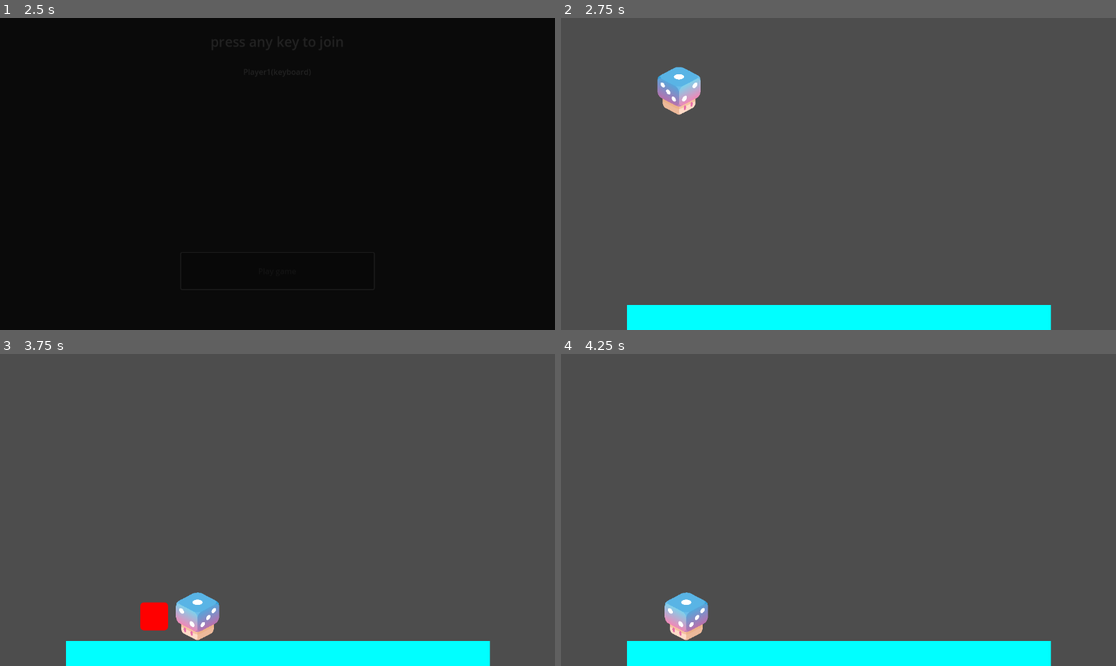
Above: before the commit, frames 1-4 (two rows, left to right).
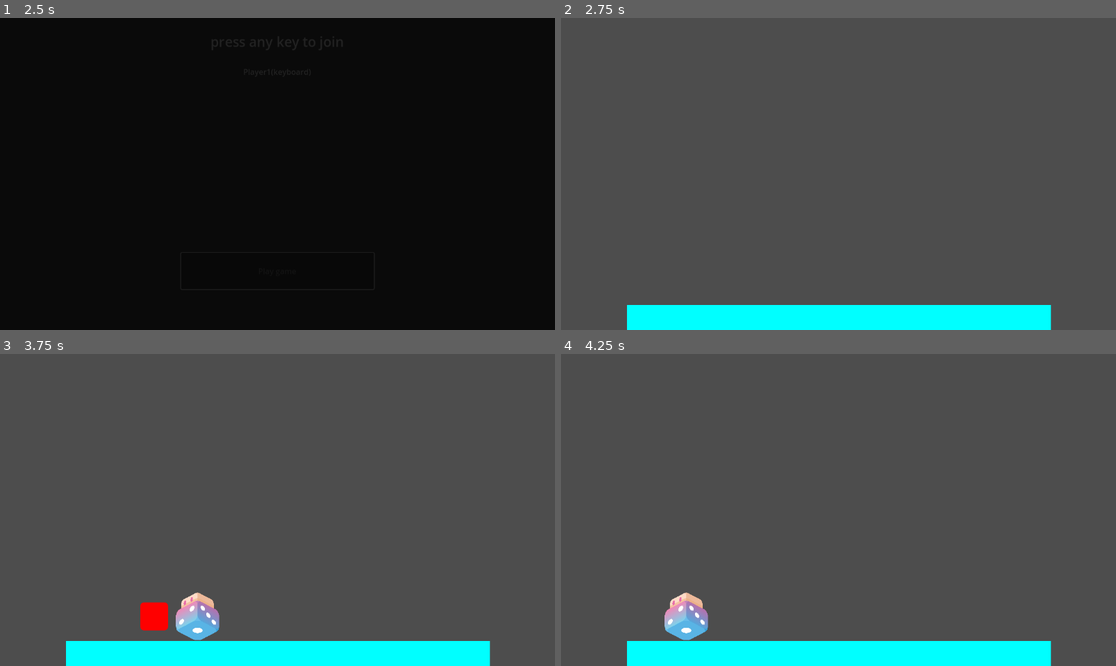
Above: after the commit, the same moments.

Repository: PlaySorbonne/projet-pixel
Game: Godot game, scene res://scenes/Menus/MenuPersistent.tscn
The game is run twice, just before and just after one commit, with the same random seed, the same clock (stepped at 60 frames per second) and the same inputs. The engine's default icon, where the game draws it, is replaced by a stand-in: a white triangle on a blue panel in a dark square.
Inputs:
- Up to frame 1 (2.5 s): click "Start" at 0.5 s; tap Enter (attack) at 1.25 s; hold D (right) 1.28-2 s; hold Enter (attack) 1.28-2 s; tap Space (jump) at 1.52 s; click "Play game" at 2 s
- Up to frame 2 (2.75 s): no input
- Up to frame 3 (3.75 s): hold D (right) 2.78-3.53 s; tap Shift (special) at 2.85 s; tap Space (jump) at 3.02 s; hold A (left) from 3.53 s (still down); hold Enter (attack) from 3.53 s (still down)
- Up to frame 4 (4.25 s): keep holding A (left); keep holding Enter (attack)

Frame 1 is identical in both runs. In frame 2, 0.9% of the frame differs, in the area x 17-26%, y 15-32%; in frame 3, 0.9%; in frame 4, 0.9%.

Commit message:
added death and respawn

Diff:
--- a/scripts/FighterCharacter.gd
+++ b/scripts/FighterCharacter.gd
@@ -1,13 +1,16 @@
 extends CharacterBody2D
 class_name FighterCharacter
+
+signal fighter_died
 
 @export var max_hitpoints := 3
 @export var invincibility_time := 0.2
 
 var character_id := 0
 var team := 0
-var facing_right := true
 var hitpoints := max_hitpoints
+var alive := false
+var active := false
 
 static var number_of_characters := 0
 
@@ -19,12 +22,40 @@
 	number_of_characters = 0
 
 func _ready():
-	print("hullo !")
+	visible = false
 	character_id = add_new_character()
 	team = character_id # to remove if we decide to do team battles
 
+func spawn(location : Vector2):
+	position = location
+	scale = Vector2.ZERO
+	visible = true
+	var tween = create_tween().set_trans(Tween.TRANS_ELASTIC)
+	tween.tween_property(self, "scale", Vector2.ONE, 1.0)
+	await tween.finished
+	set_player_active(true)
+
+func set_player_active(new_activity : bool):
+	$CollisionShape2D.disabled = not new_activity
+	active = new_activity
+	alive = new_activity
+	set_physics_process(new_activity)
+	set_process_input(new_activity)
+
 func hit(damage : int):
+	if not alive:
+		return
 	hitpoints -= damage
 	if hitpoints < 0:
-		pass
-	#print("fighter " + str(character_id) + " got hit : " + str(hitpoints) + "/" + str(max_hitpoints))
+		death()
+
+func death():
+	if not alive:
+		return
+	set_player_active(false)
+	var tween = create_tween().set_ease(Tween.EASE_OUT)
+	tween.tween_property(self, "scale", Vector2.ZERO, 1.0)
+	await tween.finished
+	emit_signal("fighter_died", self)
+	position = Vector2(-9999, -9999)
+	visible = false
--- a/scripts/player.gd
+++ b/scripts/player.gd
@@ -15,6 +15,7 @@
 var control_type: Controls
 var gravity = ProjectSettings.get_setting("physics/2d/default_gravity")
 @onready var AttackLocation = $AttackLocation
+var facing_right := true
 
 func set_control_device(device: int):
 	control_device = device
@@ -23,7 +24,6 @@
 	control_type = type
 
 func _physics_process(delta):
-	# Add the gravity.
 	if not is_on_floor():
 		velocity.y += gravity * delta
 	move_and_slide()
--- a/scripts/world.gd
+++ b/scripts/world.gd
@@ -7,13 +7,22 @@
 	$SpawnLocation4
 ]
 
+var player_spawns = {}
+
 func _ready():
 	var player_number = 0
-	for player : CharacterBody2D in GameInfos.players:
+	for player : PlayerCharacter in GameInfos.players:
 		add_child(player)
-		player.position = spawn_locations[player_number].position
+		player.fighter_died.connect(on_player_death)
+		player_spawns[player] = spawn_locations[player_number].position
+		player.spawn(player_spawns[player])
 		player_number += 1
 
 func _process(_delta):
 	if Input.is_action_just_pressed("ui_cancel"):
 		get_tree().quit()
+
+func on_player_death(player : FighterCharacter):
+	print("player " + str(player.character_id) + " died !!!")
+	await get_tree().create_timer(3.0).timeout
+	player.spawn(player_spawns[player])
